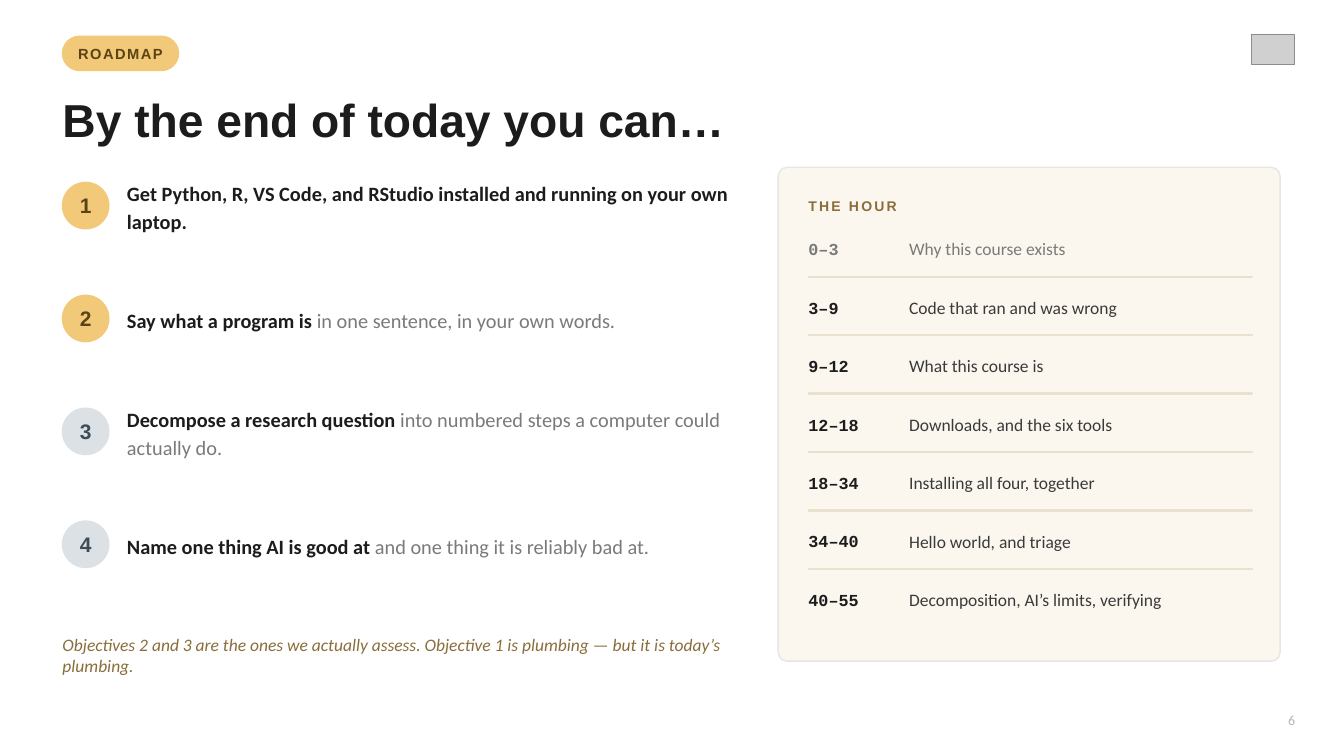
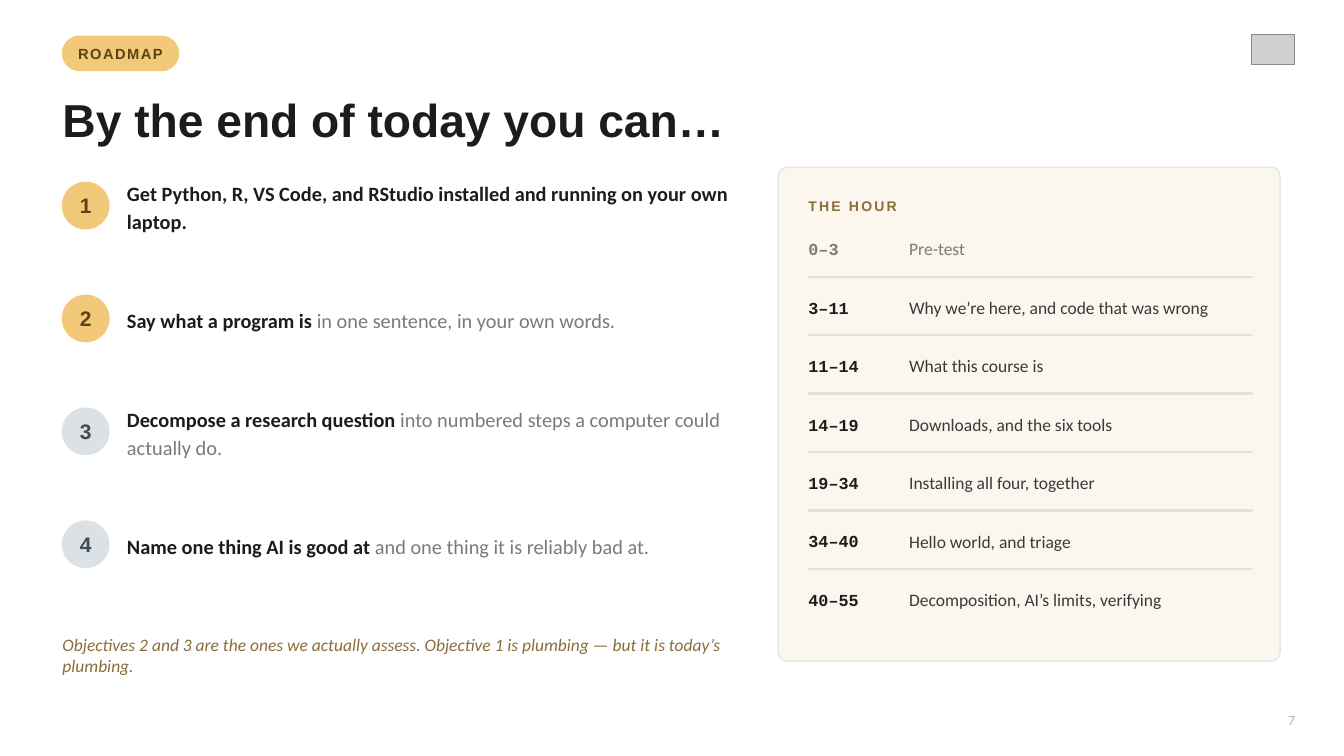
Before and after one commit to d-genk/cpbp-8306-26, a slide deck: slide 7 of slides/CPBP8306_Session1_Thinking_Like_a_Coder.pptx (slide 6 before the commit). Drawn at 1344x756 pixels with LibreOffice and Linux fonts; fonts in the diff are those of the drawing; grey boxes stand for pictures. Boxes give left, top, right and bottom in pixels: in the first picture for what was removed or moved away, otherwise in the second. Text is boxed around its words. In the diff, an @@ line names an element or a change of style, - is before the commit and + after.

Commit message:
add pre-test slide

```diff
--- a/slides/CPBP8306_Session1_Thinking_Like_a_Coder.pptx
+++ b/slides/CPBP8306_Session1_Thinking_Like_a_Coder.pptx
@@ text at bbox=[909, 244, 965, 255]: text changed @@
-Why this course exists
+Pre-test
@@ text at bbox=[808, 302, 848, 314]: text changed @@
-3–9
+3–11
@@ text at bbox=[909, 302, 1208, 317]: text changed @@
-Code that ran and was wrong
+Why we’re here, and code that was wrong
@@ text at bbox=[808, 361, 858, 372]: text changed @@
-9–12
+11–14
@@ text at bbox=[808, 419, 858, 431]: text changed @@
-12–18
+14–19
@@ text at bbox=[1288, 716, 1295, 725]: text changed @@
-6
+7
```
Also in this commit, not shown: 17 other slides changed, 1 slide added, 3 other files.
